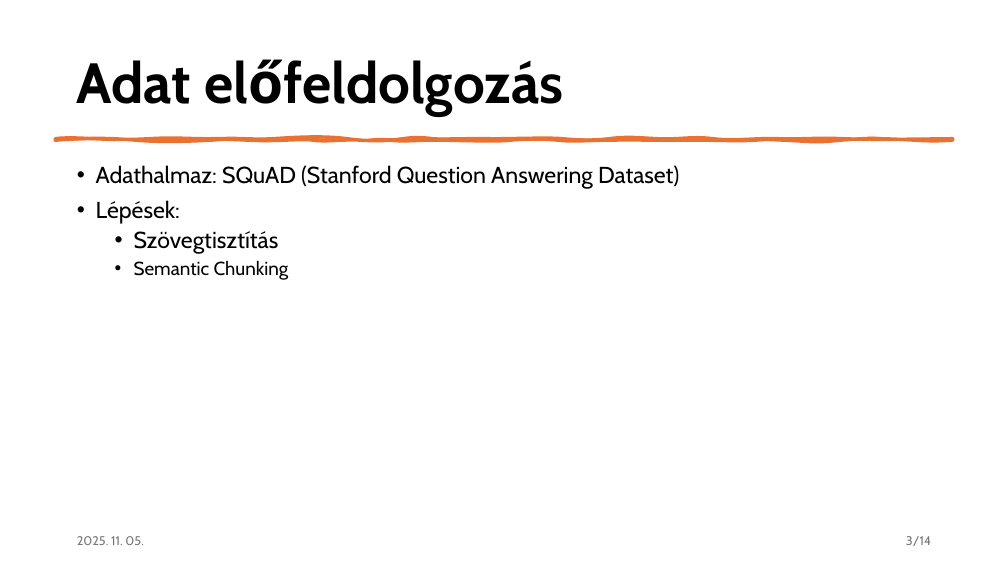
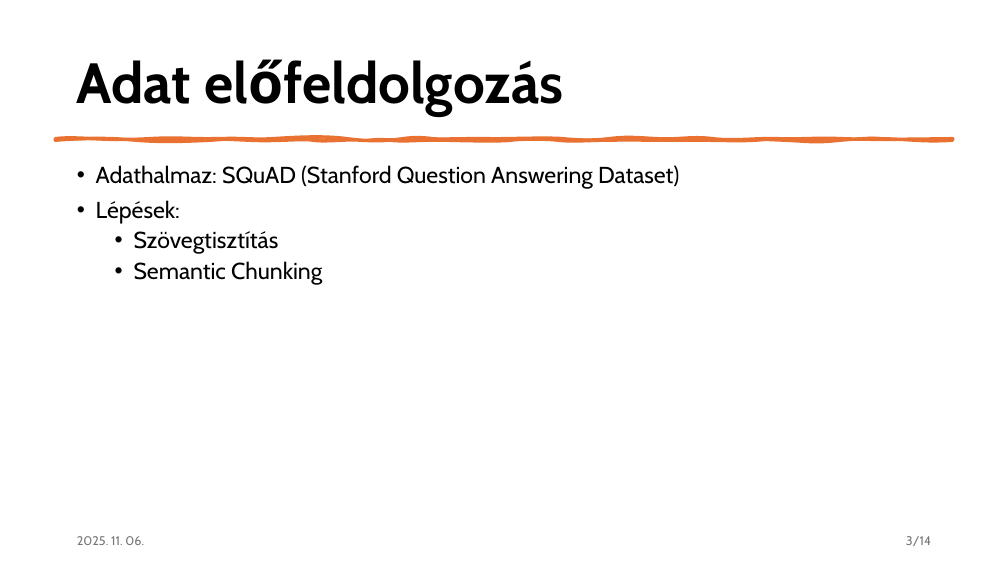
Before and after one commit to czotterbenedek/rag-onlineclustering-optimization, a slide deck: slide 3 of tdk/tdk_v1.pptx. Drawn at 1008x567 pixels with LibreOffice and Linux fonts; fonts in the diff are those of the drawing. Boxes give left, top, right and bottom in pixels: in the first picture for what was removed or moved away, otherwise in the second. Text is boxed around its words. In the diff, an @@ line names an element or a change of style, - is before the commit and + after.

```diff
--- a/tdk/tdk_v1.pptx
+++ b/tdk/tdk_v1.pptx
@@ text at [134,261,322,285]: size 18 to 22 pt in "Semantic Chunking" @@
@@ text at [77,536,144,545]: text changed @@
-2025. 11. 05.
+2025. 11. 06.
```
Also in this commit, not shown: 14 other slides changed, 5 slides added, 2 other files.
